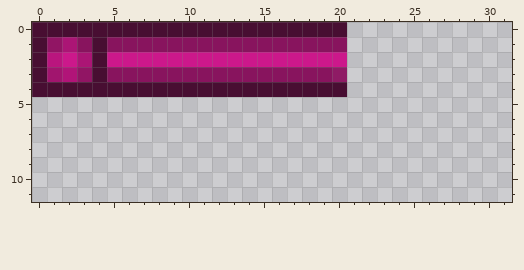
Pixel-art sprite -- src/main/resources/assets/zebtech/textures/model/pipe.png. Above: the version before the commit.
The file is 32x32 pixels. Colours within 5 levels of each other are drawn and written as one. Shown: x 0..31, y 0..11.
New version:
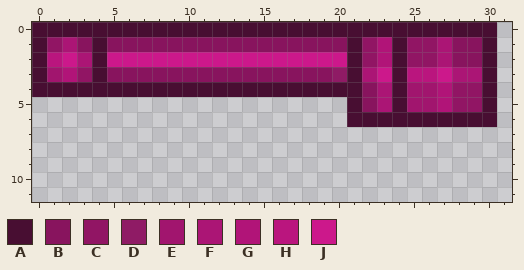
Palette (. is transparent): A #480e32  B #88145e  C #911564  D #8f1b65  E #a1156e  F #ab1575  G #b11478  H #ba157e  J #cc188b
The edit:
The edit adds colour A in row 0 at x 21 to 30; in rows 1 to 5 at x 21, 24 and 30; in row 6 at x 21 to 30.
The edit adds colour B in rows 1 to 2 at x 28 to 29; in rows 4 to 5 at x 22.
The edit adds colour C in rows 1 to 2 at x 22 and 25 to 26; in rows 4 to 5 at x 28 to 29.
The edit adds colour E in rows 4 to 5 at x 25 to 26.
The edit adds colour F in rows 1 to 2 at x 27; in row 3 at x 22 and 28 to 29; in rows 4 to 5 at x 23.
The edit adds colour G in rows 1 to 2 at x 23; in rows 4 to 5 at x 27.
The edit adds colour H in row 3 at x 25 to 26.
The edit adds colour J in row 3 at x 23 and 27.
Pixel boxes of the changes (left, top, right, bottom) in both pictures:
added: (347, 22, 497, 127)
